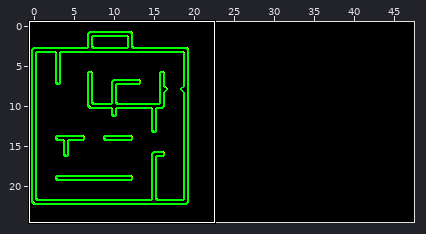
Tiled map: game/assets/mapa.tmx. Above: a wide view before the commit, with the close-up outlined.
Close-up. Before:
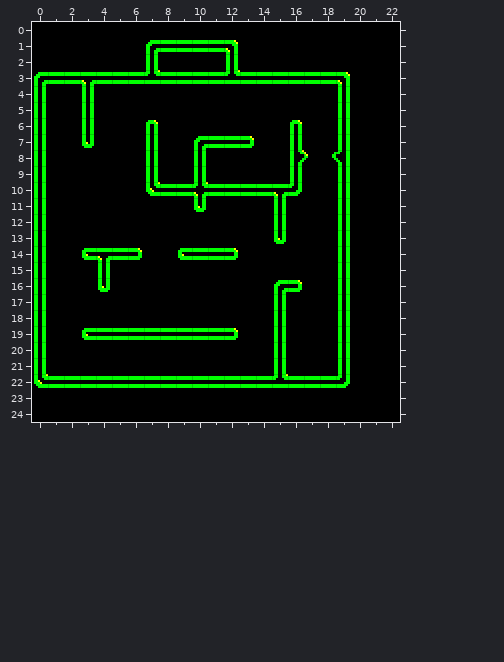
Cells are 8x8 px. Shown: x 0..22, y 0..24.
After:
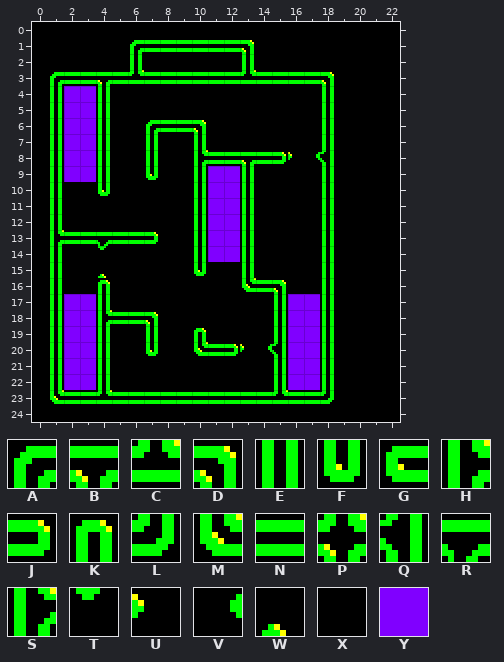
Key: from "tiles": A 0, B 1, C 2, D 3, E 4, F 5, G 6, H 8, J 9, K 10, L 11, M 12, N 13, P 14, Q 15, R 16, S 18, T 32, U 33, V 34, W 35, X 36, Y 37.
_ is an empty cell.
Edits made:
{"where": "layer \"Capa de patrones 1\""}
{"y":1,"x":6,"old":"XA","new":"AN"}
{"y":1,"x":12,"old":"DX","new":"ND"}
{"y":2,"x":6,"old":"XE","new":"EX"}
{"y":2,"x":12,"old":"EX","new":"XE"}
{"y":3,"x":0,"old":"AN","new":"XA"}
{"y":3,"x":3,"old":"BN","new":"NB"}
{"y":3,"x":6,"old":"NC","new":"CN"}
{"y":3,"x":12,"old":"CN","new":"NC"}
{"y":3,"x":18,"old":"ND","new":"DX"}
{"y":4,"x":0,"old":"EXXEX","new":"XEYYE"}
{"y":4,"x":18,"old":"XE","new":"EX"}
{"y":5,"x":0,"old":"EXXEX","new":"XEYYE"}
{"y":5,"x":18,"old":"XE","new":"EX"}
{"y":6,"x":0,"old":"EXXEX","new":"XEYYE"}
{"y":6,"x":7,"old":"KXXX","new":"ANND"}
{"y":6,"x":16,"old":"K","new":"X"}
{"y":6,"x":18,"old":"XE","new":"EX"}
{"y":7,"x":0,"old":"EXXFX","new":"XEYYE"}
{"y":7,"x":10,"old":"ANNJ","new":"EXXX"}
{"y":7,"x":16,"old":"E","new":"X"}
{"y":7,"x":18,"old":"XE","new":"EX"}
{"y":8,"x":0,"old":"EXXXX","new":"XEYYE"}
{"y":8,"x":10,"old":"EXXXXXSUVQ","new":"HNNBNJUVQX"}
{"y":9,"x":0,"old":"EXXXX","new":"XEYYE"}
{"y":9,"x":7,"old":"E","new":"F"}
{"y":9,"x":11,"old":"XXX","new":"YYE"}
{"y":9,"x":16,"old":"E","new":"X"}
{"y":9,"x":18,"old":"XE","new":"EX"}
{"y":10,"x":0,"old":"EX","new":"XE"}
{"y":10,"x":4,"old":"X","new":"F"}
{"y":10,"x":7,"old":"MNNPNNNNBL","new":"XXXEYYEXXX"}
{"y":10,"x":18,"old":"XE","new":"EX"}
{"y":11,"x":0,"old":"EX","new":"XE"}
{"y":11,"x":10,"old":"FXXX","new":"EYYE"}
{"y":11,"x":15,"old":"E","new":"X"}
{"y":11,"x":18,"old":"XE","new":"EX"}
{"y":12,"x":0,"old":"EX","new":"XE"}
{"y":12,"x":10,"old":"XXXX","new":"EYYE"}
{"y":12,"x":15,"old":"E","new":"X"}
{"y":12,"x":18,"old":"XE","new":"EX"}
{"y":13,"x":0,"old":"EXXXXXXX","new":"XHNNRNNJ"}
{"y":13,"x":10,"old":"XXXX","new":"EYYE"}
{"y":13,"x":15,"old":"F","new":"X"}
{"y":13,"x":18,"old":"XE","new":"EX"}
{"y":14,"x":0,"old":"EX","new":"XE"}
{"y":14,"x":3,"old":"GBNJ","new":"XTXX"}
{"y":14,"x":9,"old":"GNNJX","new":"XEYYE"}
{"y":14,"x":18,"old":"XE","new":"EX"}
{"y":15,"x":0,"old":"EX","new":"XE"}
{"y":15,"x":4,"old":"E","new":"W"}
{"y":15,"x":10,"old":"X","new":"F"}
{"y":15,"x":13,"old":"X","new":"E"}
{"y":15,"x":18,"old":"XE","new":"EX"}
{"y":16,"x":0,"old":"EX","new":"XE"}
{"y":16,"x":4,"old":"F","new":"K"}
{"y":16,"x":13,"old":"XXAJ","new":"MNDX"}
{"y":16,"x":18,"old":"XE","new":"EX"}
{"y":17,"x":0,"old":"EXXXX","new":"XEYYE"}
{"y":17,"x":16,"old":"XXXE","new":"YYEX"}
{"y":18,"x":0,"old":"EXXXXXXX","new":"XEYYHNND"}
{"y":18,"x":16,"old":"XXXE","new":"YYEX"}
{"y":19,"x":0,"old":"EXXGNNNNNNNNJ","new":"XEYYEXXEXXKXX"}
{"y":19,"x":16,"old":"XXXE","new":"YYEX"}
{"y":20,"x":0,"old":"EXXXX","new":"XEYYE"}
{"y":20,"x":7,"old":"X","new":"F"}
{"y":20,"x":10,"old":"XXXXXEXXXE","new":"MNJUVQYYEX"}
{"y":21,"x":0,"old":"EXXXX","new":"XEYYE"}
{"y":21,"x":16,"old":"XXXE","new":"YYEX"}
{"y":22,"x":0,"old":"MNNNNNNNNNNNNNNCNNNL","new":"XEYYEXXXXXXXXXXEYYEX"}
{"y":23,"x":1,"old":"XXXXXXXXXXXXXXXXXX","new":"MNNCNNNNNNNNNNCNNL"}
{"label":"changed","picture_box":[34,40,350,404]}
